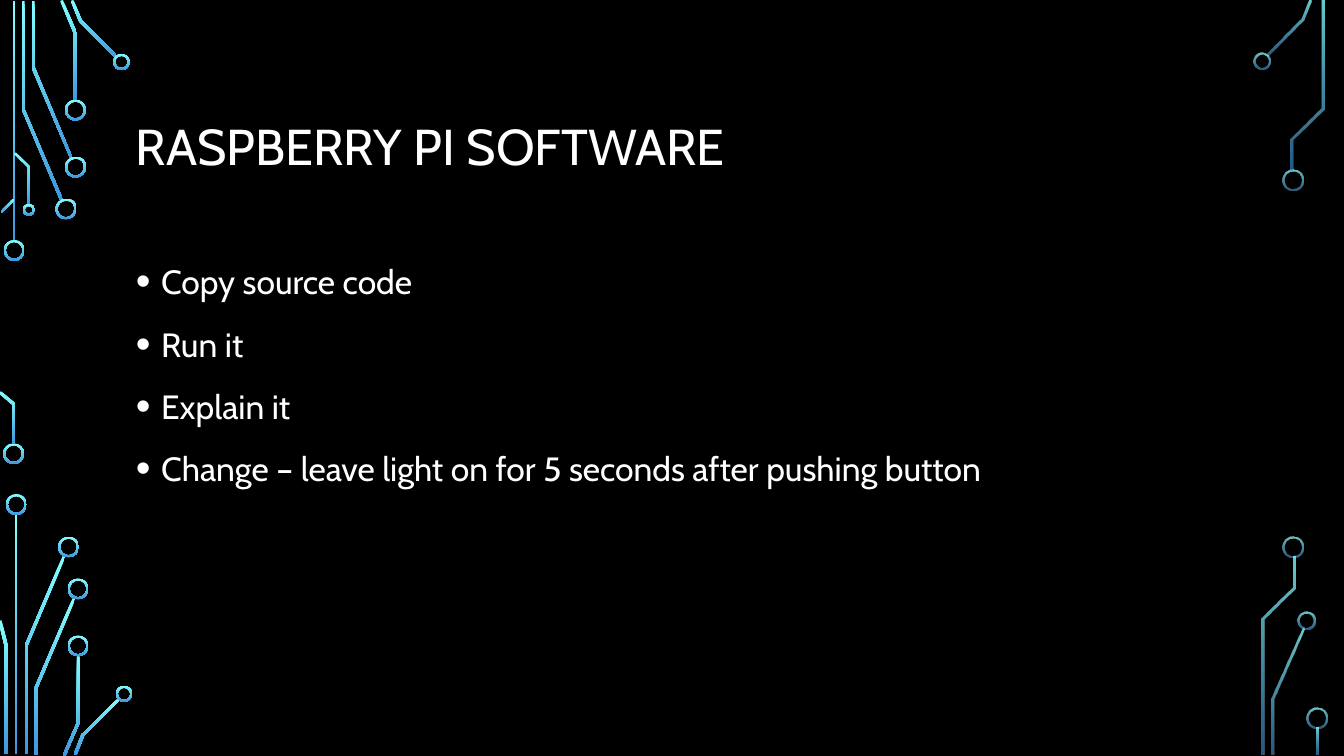
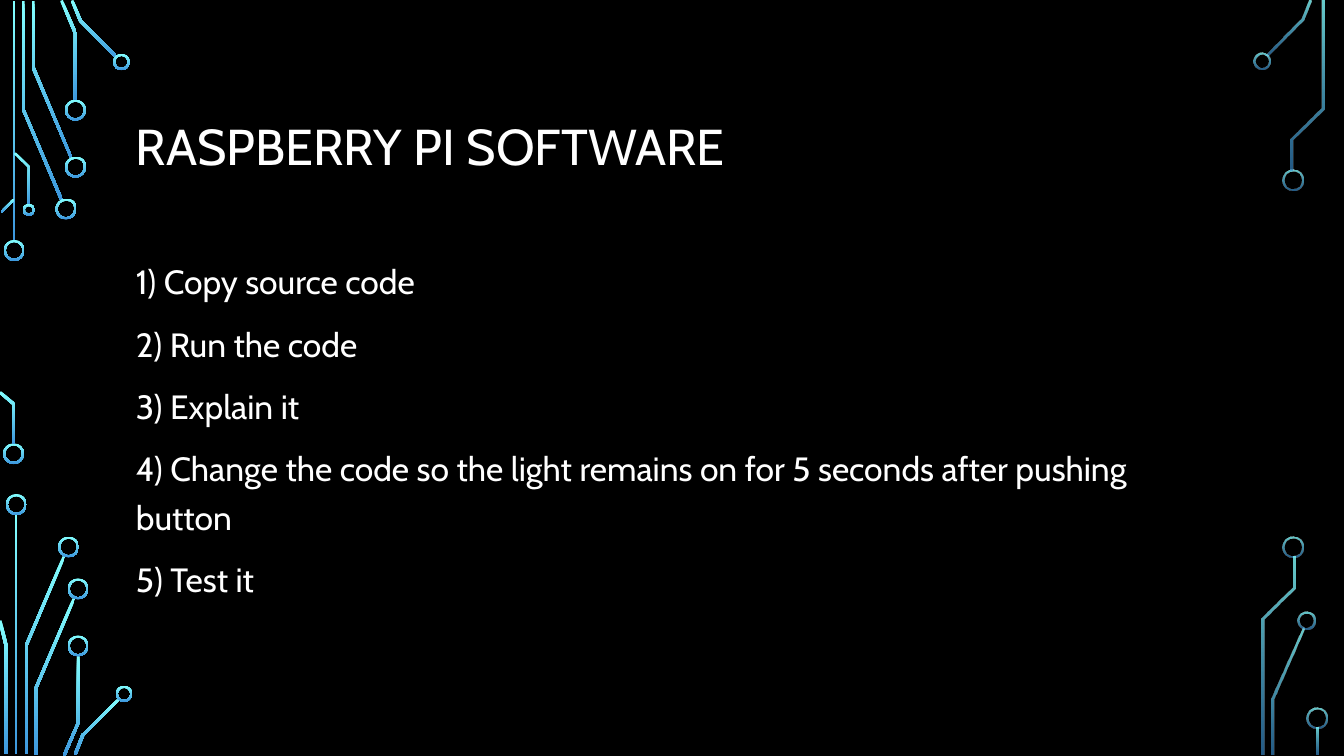
Before and after one commit to andrewjvelez/smap, a slide deck: slide 18 of docs/SMAP Materials Unbranded.pptx (slide 19 before the commit). Drawn at 1344x756 pixels with LibreOffice and Linux fonts; fonts in the diff are those of the drawing; background and template pictures are left out. Boxes give left, top, right and bottom in pixels: in the first picture for what was removed or moved away, otherwise in the second. Text is boxed around its words. In the diff, an @@ line names an element or a change of style, - is before the commit and + after.

```diff
--- a/docs/SMAP Materials Unbranded.pptx
+++ b/docs/SMAP Materials Unbranded.pptx
@@ text at [136, 268, 1126, 597]: text changed @@
-• Copy source code
-• Run it
-• Explain it
-• Change – leave light on for 5 seconds after pushing button
+1) Copy source code
+2) Run the code
+3) Explain it
+4) Change the code so the light remains on for 5 seconds after pushing button
+5) Test it
```
Also in this commit, not shown: 21 other slides changed, 7 slides added, 7 slides removed.
